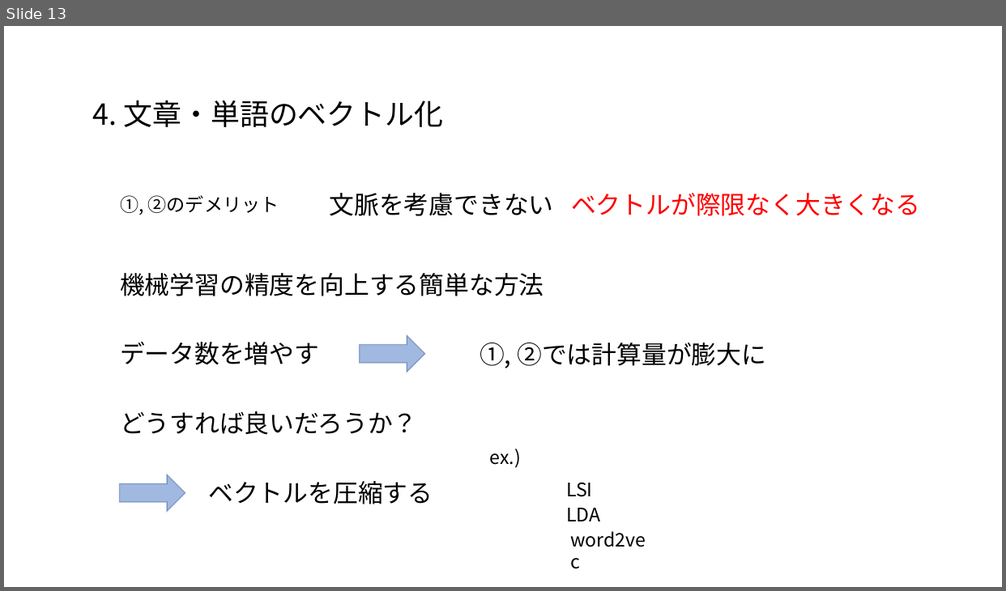
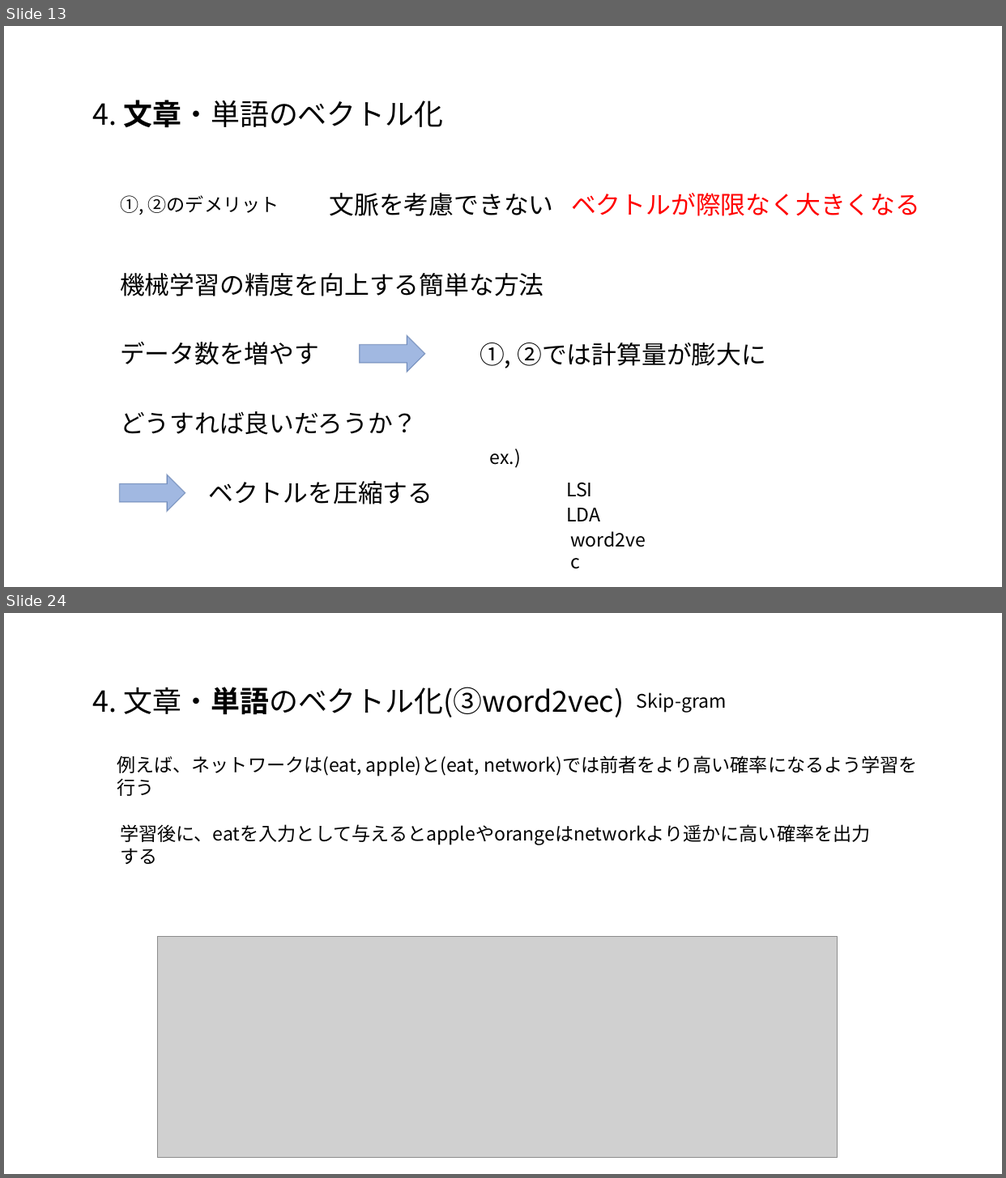
Before and after one commit to satetsu007/NLP_test, a slide deck: doc/NLP.pptx. Shown one above the other, each under a label of ours: slide 13 before the commit, slides 13 and 24 after it; the slides between them are not shown. The pictures are 1006x591 and 1006x1178 pixels, drawn with LibreOffice and Linux fonts; fonts in the diff are those of the drawing; grey boxes stand for pictures. Boxes give left, top, right and bottom in pixels: in the first picture for what was removed or moved away, otherwise in the second. Text is boxed around its words. In the diff, an @@ line names an element or a change of style, - is before the commit and + after.

```diff
--- a/doc/NLP.pptx
+++ b/doc/NLP.pptx
@@ slide 24 added at (4,613,1002,1174), background #FFFFFF @@
@@ text added at (93,687,624,717), 28 pt, text #000000 @@
+4. 文章・単語のベクトル化(③word2vec)
@@ text added at (637,692,727,713), 18 pt, text #000000 @@
+Skip-gram
@@ text added at (117,756,918,777), 18 pt, text #000000 @@
+例えば、ネットワークは(eat, apple)と(eat, network)では前者をより高い確率になるよう学習を行う
@@ text added at (120,824,871,845), 18 pt, text #000000 @@
+学習後に、eatを入力として与えるとappleやorangeはnetworkより遥かに高い確率を出力する
@@ picture added at (157,937,838,1158) @@
@@ slide 13 changed as well @@
@@ text "4. 文章・単語のベクトル化" at (93,100,444,128): bold on in "文章・単語のベクトル化" @@
```
Also in this commit, not shown: 4 other slides changed, 28 other slides added, 1 other file.
